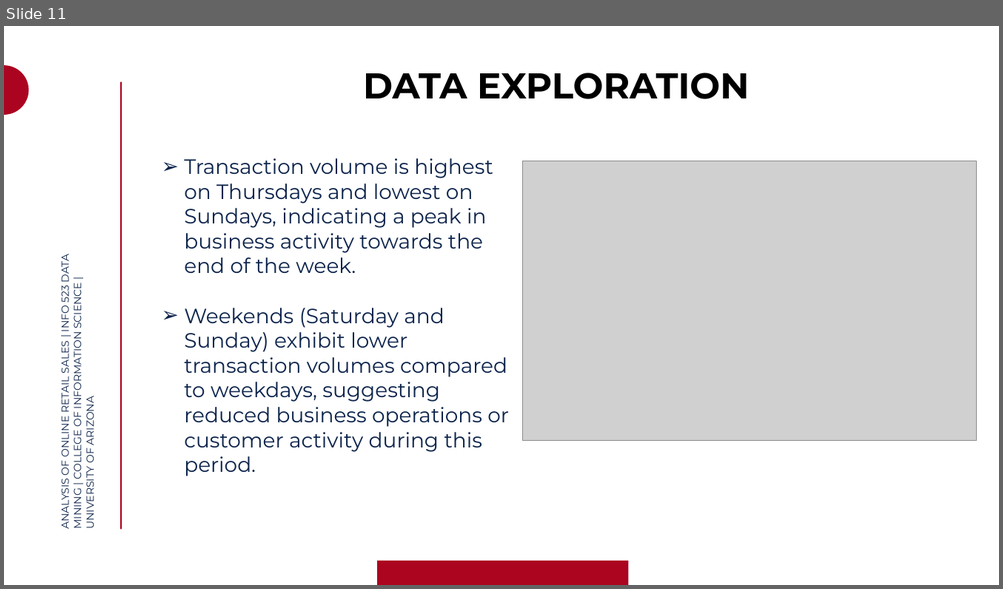
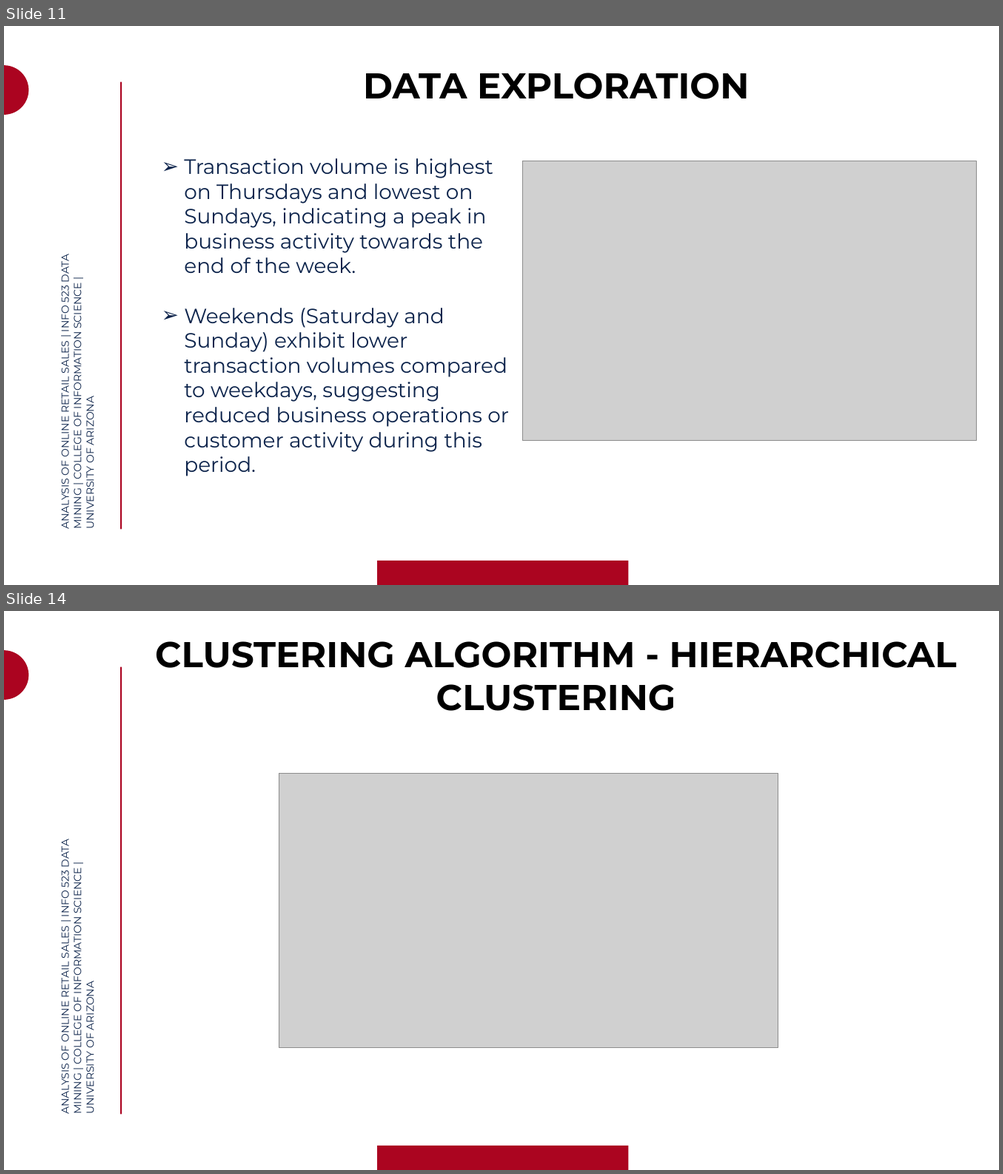
Before and after one commit to praagnya08/INFO-523, a slide deck: INFO 523 DATA MINING PRESENTATION GROUP 6.pptx. Shown one above the other, each under a label of ours: slide 11 before the commit, slides 11 and 14 after it; the slides between them are not shown. The pictures are 1003x589 and 1003x1174 pixels, drawn with LibreOffice and Linux fonts; fonts in the diff are those of the drawing; grey boxes stand for pictures; background and template pictures are left out. Boxes give left, top, right and bottom in pixels: in the first picture for what was removed or moved away, otherwise in the second. Text is boxed around its words. In the diff, an @@ line names an element or a change of style, - is before the commit and + after.

```diff
--- a/INFO 523 DATA MINING PRESENTATION GROUP 6.pptx
+++ b/INFO 523 DATA MINING PRESENTATION GROUP 6.pptx
@@ slide 14 added at <box>4,611,999,1170</box>, background #FFFFFF; not listed: 3 template elements that a slide beside it also shows @@
@@ text added at <box>155,641,956,711</box>, 52 pt, text #000000, bold @@
+CLUSTERING ALGORITHM - HIERARCHICAL CLUSTERING
@@ picture added at <box>279,773,777,1048</box> @@
@@ text added at <box>57,841,96,1113</box>, 15 pt, text #0C234A @@
+ANALYSIS OF ONLINE RETAIL SALES | INFO 523 DATA MINING | COLLEGE OF INFORMATION SCIENCE | UNIVERSITY OF ARIZONA
```
Also in this commit, not shown: 7 slides changed, 4 other slides added.
